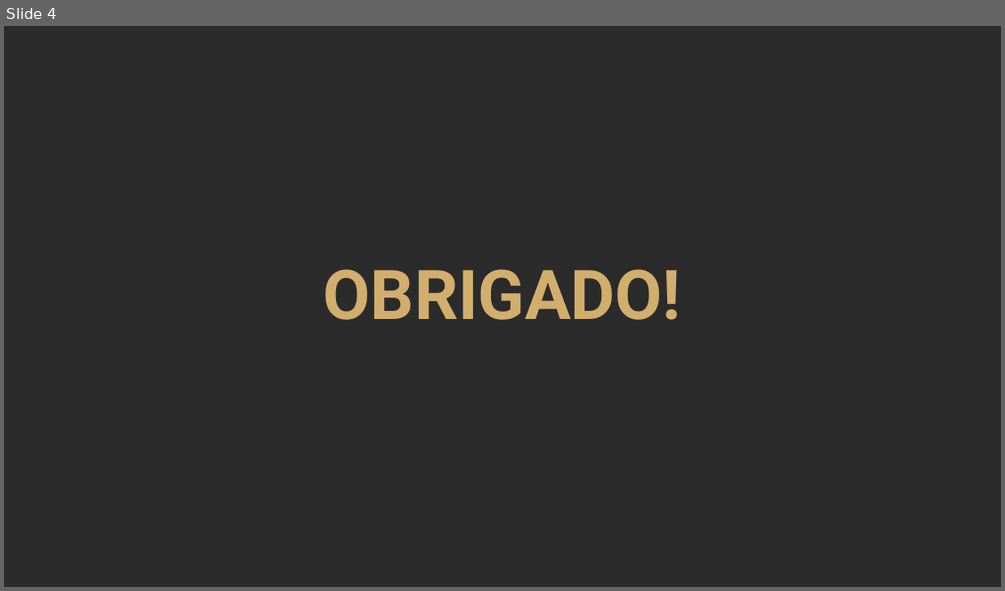
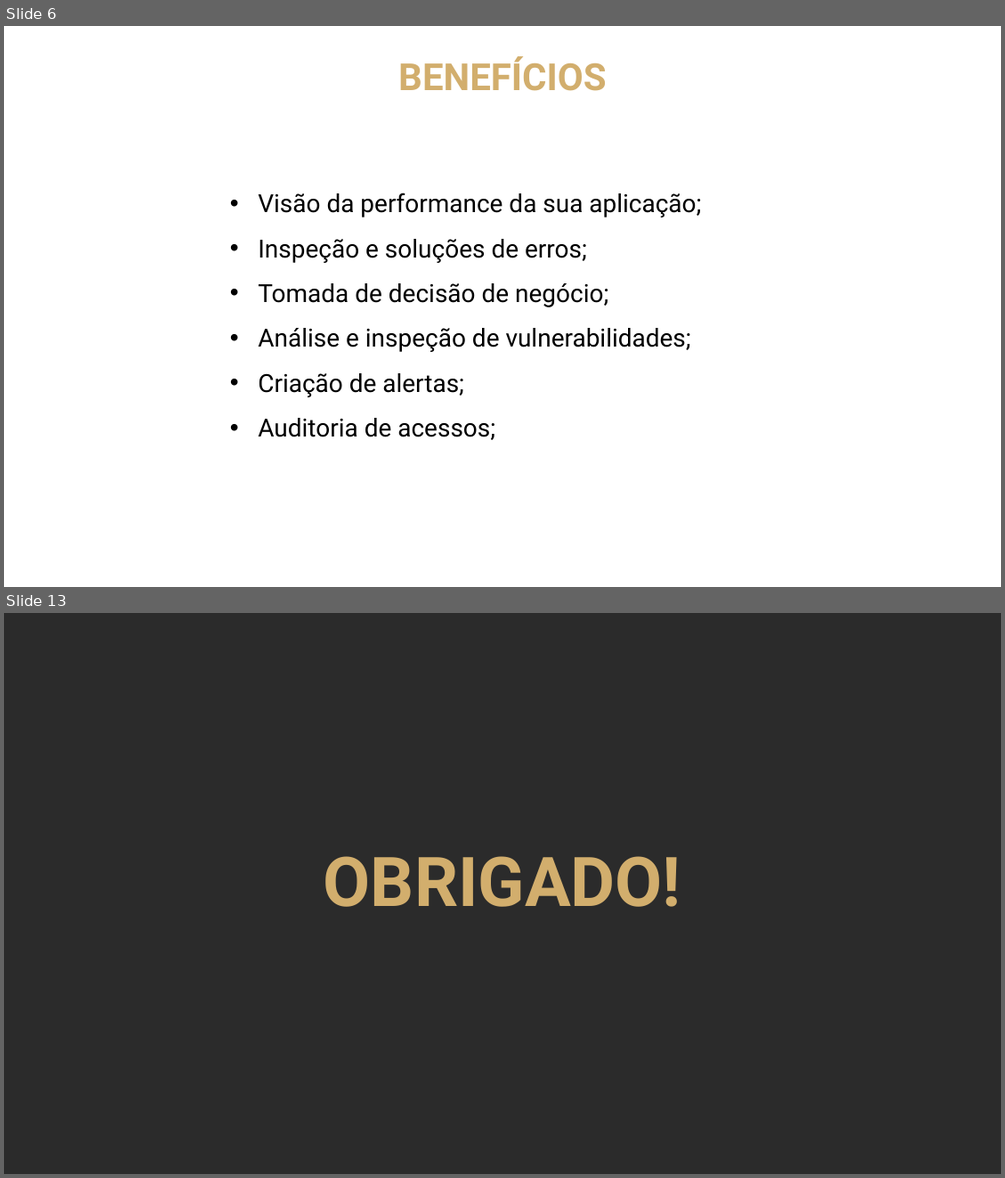
Before and after one commit to MicaelCosta/Observability, a slide deck: infra/template_apresentacao_autoware.pptx. Shown one above the other, each under a label of ours: slide 4 before the commit, slides 6 and 13 after it; the slides between them are not shown. The pictures are 1005x591 and 1005x1178 pixels, drawn with LibreOffice and Linux fonts; fonts in the diff are those of the drawing; background and template pictures are left out; a plain dark background stands for a picture behind light text. Boxes give left, top, right and bottom in pixels: in the first picture for what was removed or moved away, otherwise in the second. Text is boxed around its words. In the diff, an @@ line names an element or a change of style, - is before the commit and + after.

Commit message:
feat: criação slides

```diff
--- a/infra/template_apresentacao_autoware.pptx
+++ b/infra/template_apresentacao_autoware.pptx
@@ slide 6 added at (4,26,1001,587), background picture (left out) @@
@@ text added at (398,56,606,91), 36 pt, text #D2AE6D, bold @@
+BENEFÍCIOS
@@ text added at (258,192,701,440), 24 pt, text #000000 @@
+• Visão da performance da sua aplicação;
+• Inspeção e soluções de erros;
+• Tomada de decisão de negócio;
+• Análise e inspeção de vulnerabilidades;
+• Criação de alertas;
+• Auditoria de acessos;
@@ what was slide 4 is now slide 13 @@
```
Also in this commit, not shown: 1 slide changed, 10 other slides added, 2 slides removed, 1 other file.
